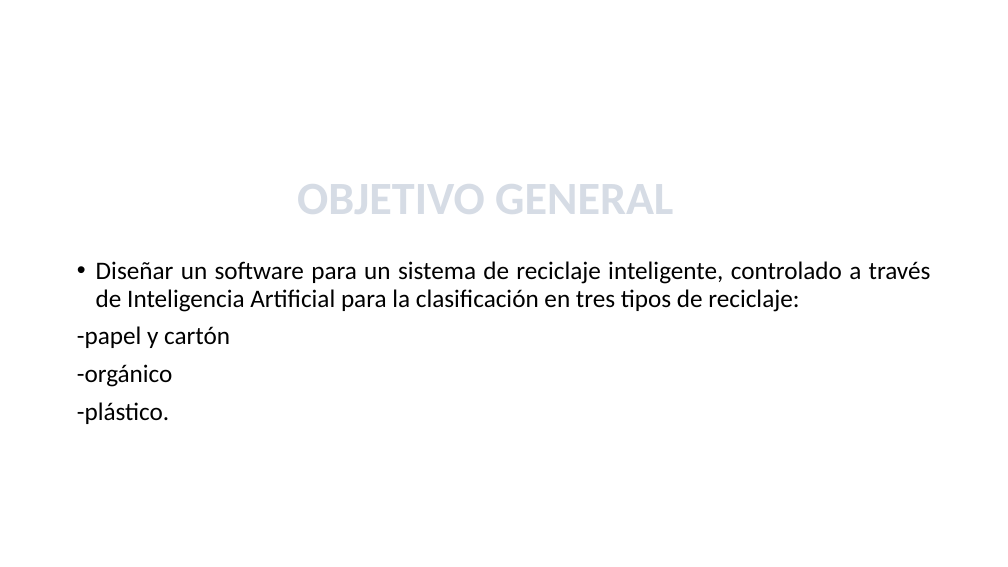
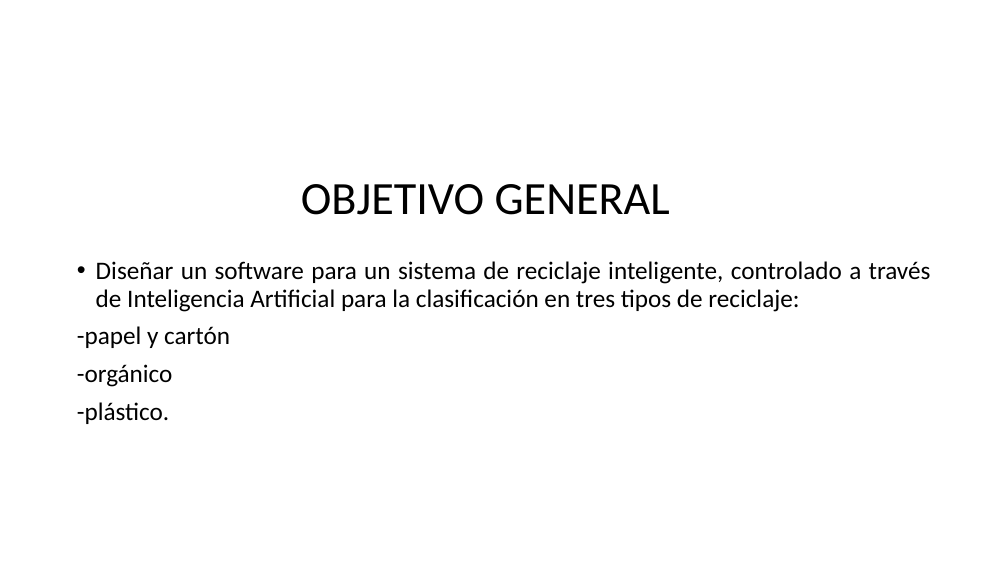
Before and after one commit to Kathar6/A.R.I, a slide deck: slide 2 of Documentos/RECICLAJE INTELIGENTE.pptx. Drawn at 1008x567 pixels with LibreOffice and Linux fonts; fonts in the diff are those of the drawing; background and template pictures are left out. Boxes give left, top, right and bottom in pixels: in the first picture for what was removed or moved away, otherwise in the second. Text is boxed around its words. In the diff, an @@ line names an element or a change of style, - is before the commit and + after.

```diff
--- a/Documentos/RECICLAJE INTELIGENTE.pptx
+++ b/Documentos/RECICLAJE INTELIGENTE.pptx
@@ title "OBJETIVO GENERAL" at <box>301,184,670,215</box>: text colour pattern #44546A on #D6DCE5 to #000000, letter outline #333F50 1 pt to none, bold off @@
```
Also in this commit, not shown: 12 other slides changed, 1 slide added, 6 other files.
